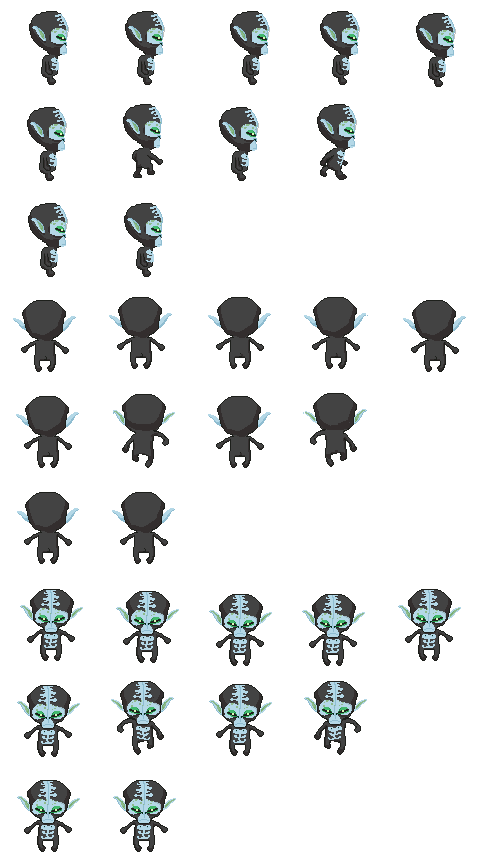
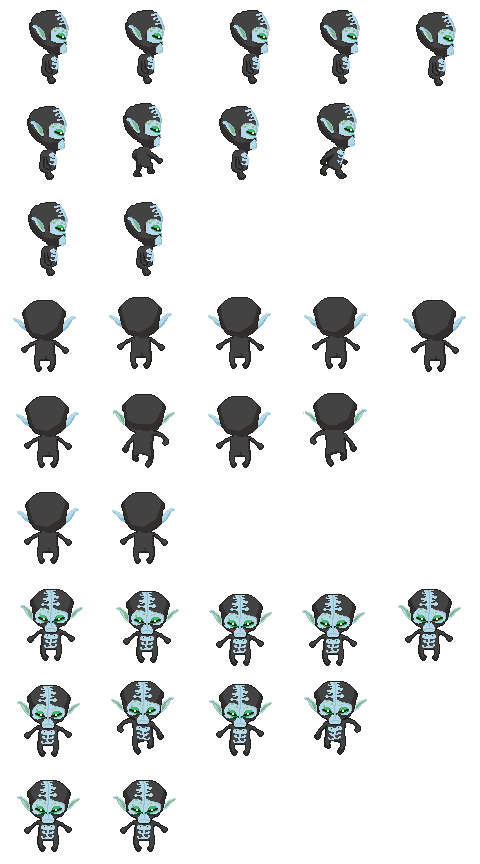
Comparing the layer stacks of the two 480px x 864px images. Changes:
painted on "Calque 3" over [27, 10, 456, 277]
